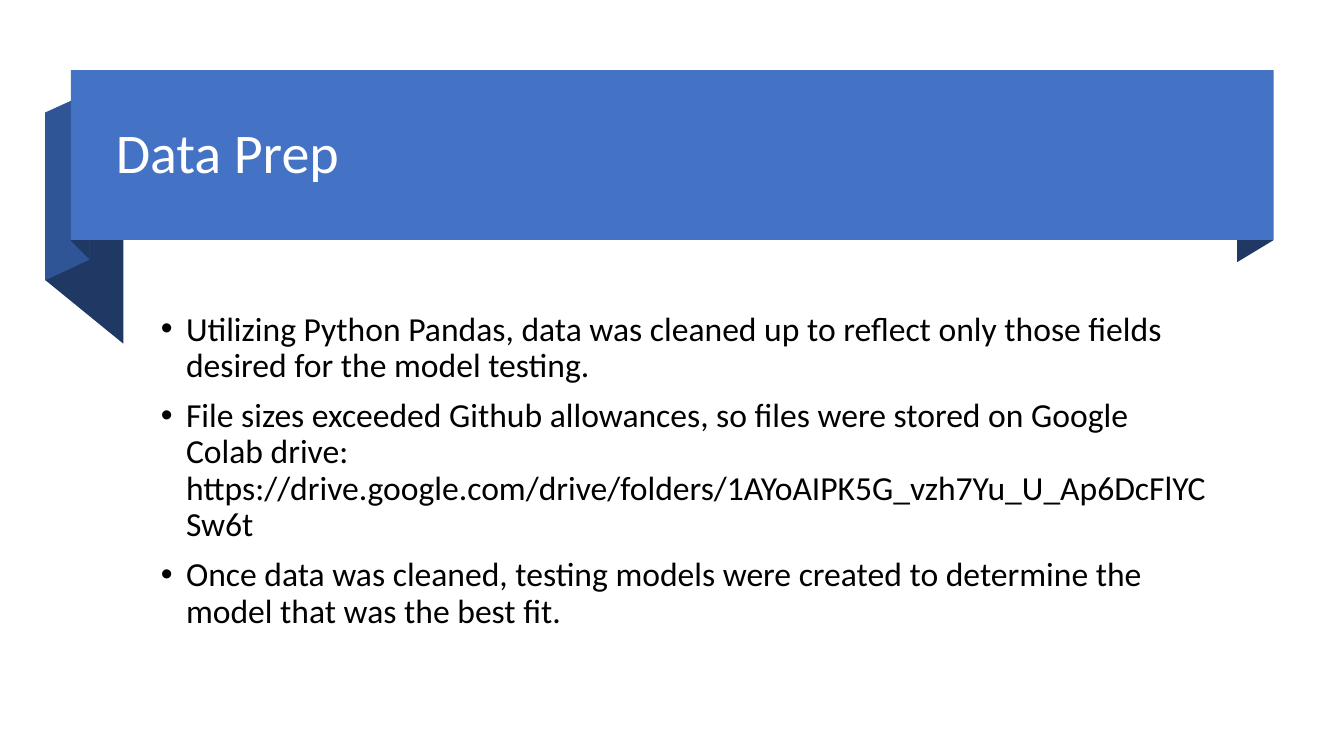
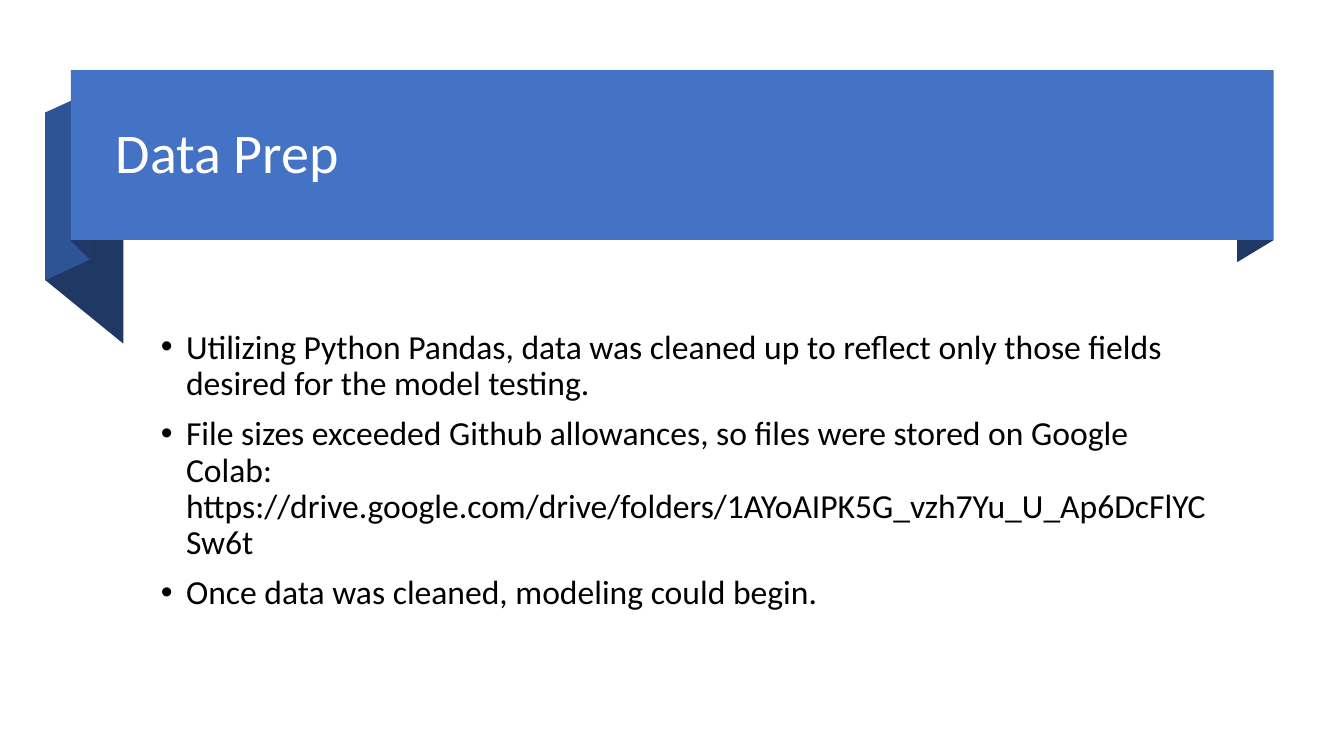
Before and after one commit to lorettac953/Final-Project---Netflix-Ratings, a slide deck: slide 4 of Netflix Movie Recommendations - Final Project - Team Six.pptx. Drawn at 1344x756 pixels with LibreOffice and Linux fonts; fonts in the diff are those of the drawing. Boxes give left, top, right and bottom in pixels: in the first picture for what was removed or moved away, otherwise in the second. Text is boxed around its words. In the diff, an @@ line names an element or a change of style, - is before the commit and + after.

```diff
--- a/Netflix Movie Recommendations - Final Project - Team Six.pptx
+++ b/Netflix Movie Recommendations - Final Project - Team Six.pptx
@@ text at (186, 335, 1161, 401): less space between paragraphs @@
@@ text at (186, 421, 1205, 610): text changed @@
-• File sizes exceeded Github allowances, so files were stored on Google Colab drive: https://drive.google.com/drive/folders/1AYoAIPK5G_vzh7Yu_U_Ap6DcFlYCSw6t
-• Once data was cleaned, testing models were created to determine the model that was the best fit.
+• File sizes exceeded Github allowances, so files were stored on Google Colab: https://drive.google.com/drive/folders/1AYoAIPK5G_vzh7Yu_U_Ap6DcFlYCSw6t
+• Once data was cleaned, modeling could begin.
```
Also in this commit, not shown: 3 other slides changed, 8 slides added, 6 slides removed, 4 other files.
